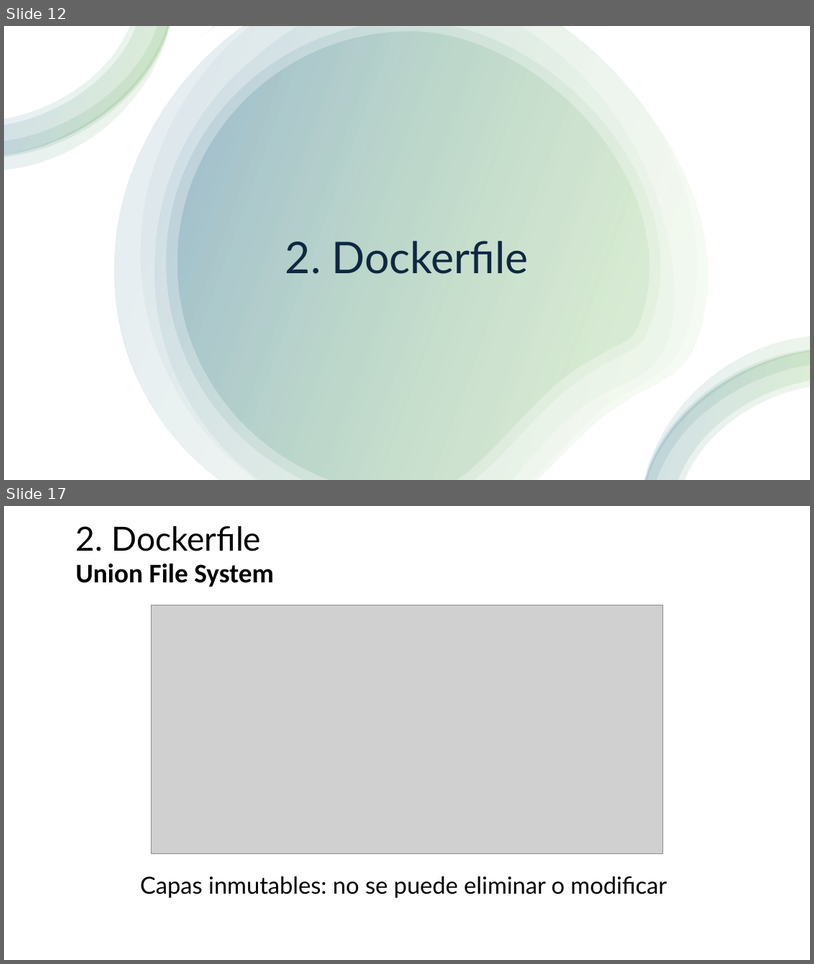
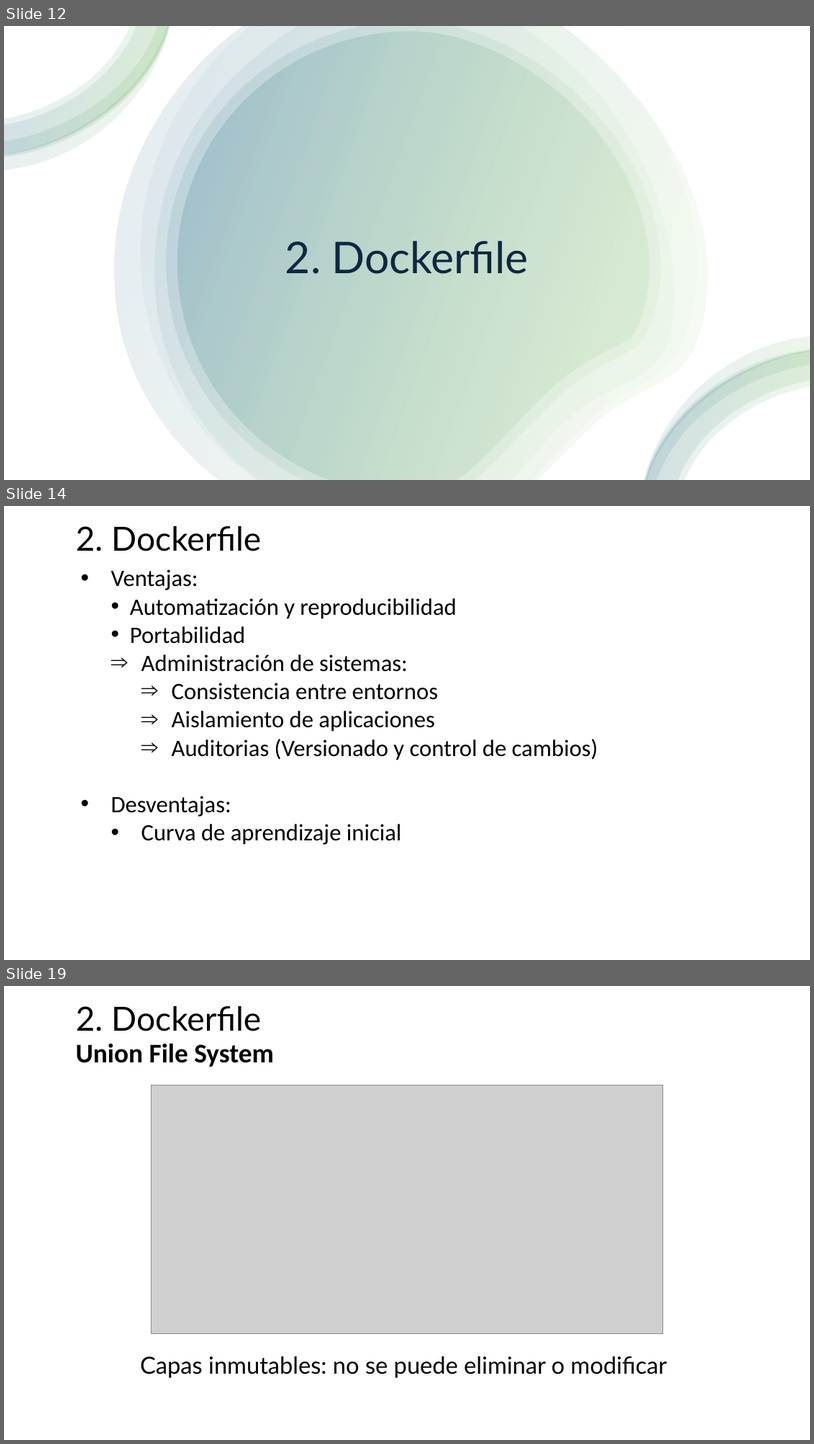
Before and after one commit to jpaniorte/docker25, a slide deck: ppt/3_Dockerfile.pptx. Shown one above the other, each under a label of ours: slides 12 and 17 before the commit, slides 12, 14 and 19 after it; the slides between them are not shown. The pictures are 814x964 and 814x1444 pixels, drawn with LibreOffice and Linux fonts; fonts in the diff are those of the drawing; grey boxes stand for pictures. Boxes give left, top, right and bottom in pixels: in the first picture for what was removed or moved away, otherwise in the second. Text is boxed around its words. In the diff, an @@ line names an element or a change of style, - is before the commit and + after.

```diff
--- a/ppt/3_Dockerfile.pptx
+++ b/ppt/3_Dockerfile.pptx
@@ slide 14 added at (4, 506, 810, 960), background #FFFFFF @@
@@ text added at (76, 526, 261, 551), 39.6 pt, text #000000 @@
+2. Dockerfile
@@ text added at (111, 569, 599, 844), 28 pt, text #000000 @@
+  • Ventajas:
+    • Automatización y reproducibilidad
+    • Portabilidad
+    ⇒ Administración de sistemas:
+      ⇒ Consistencia entre entornos
+      ⇒ Aislamiento de aplicaciones
+      ⇒ Auditorias (Versionado y control de cambios)
+  • Desventajas:
+    • Curva de aprendizaje inicial
@@ what was slide 17 is now slide 19 @@
```
Also in this commit, not shown: 7 slides changed, 4 other slides added, 3 slides removed, 1 other file.
